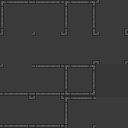
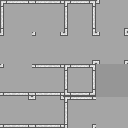
Revision of a layered 128 × 128 image; what changed, layer by layer:
pixels changed over [left=0, top=0, right=128, bottom=128] (layer not identified)
